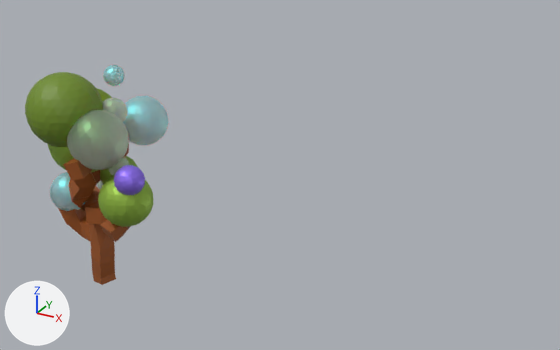
The Blender file Assets/Models/tree no 4.blend as it was, and as the next commit left it.
Before and after are seen from a camera (50 mm lens) standing at (5.28, -20.36, 11.89) and looking at (-4.29, -2.96, 3.19). Lighting does not change. The marker at lower left points along +X, +Y and +Z.
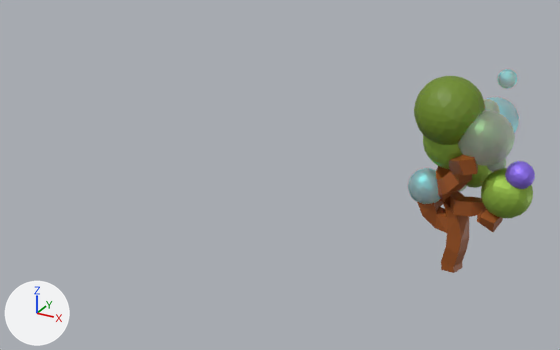
Location of each change, (x1, y1, x2, y2) in pixels of the pictures (560 x 350 px):
'Sphere.084', moved: before (25, 65, 169, 227); after (408, 69, 535, 218)
'Cube.004', moved: before (58, 144, 131, 285); after (417, 154, 503, 273)

The edits, one by one:
me_sphere_084 has 8194 vertices, 8704 faces and spans x -1.0..3.39, y -2.53..1.84, z -3.3..2.24.
me_sphere_084 is used by ob_sphere_084; location (-8.85, -5.44, 4.85); scale (0.852, 0.852, 0.852).
me_sphere_084 part 1: the whole mesh is moved by (-0.9, 0.91, 5.05).
Object 'Sphere.084' (ob_sphere_084) moves from (-8.85, -5.44, 4.85) to (0.0, 0.0, 0.0).
In object 'Cube.004' (ob_cube_004), matrix_parent_inverse goes from Matrix(((1.174, 0.0, 0.0, 10.39), (0.0, 1.174, 0.0, 6.383), (0.0, 0.0, 1.174, -5.691), (0.0, 0.0, 0.0, 1.0))) to Matrix(((1.174, 0.0, 0.0, 0.0), (0.0, 1.174, 0.0, 0.0), (0.0, 0.0, 1.174, 0.0), (0.0, 0.0, 0.0, 1.0))).
Object 'Cube.004' (ob_cube_004) moves from (-8.07, -6.25, 0.514) to (0.0, 0.0, 0.0).
